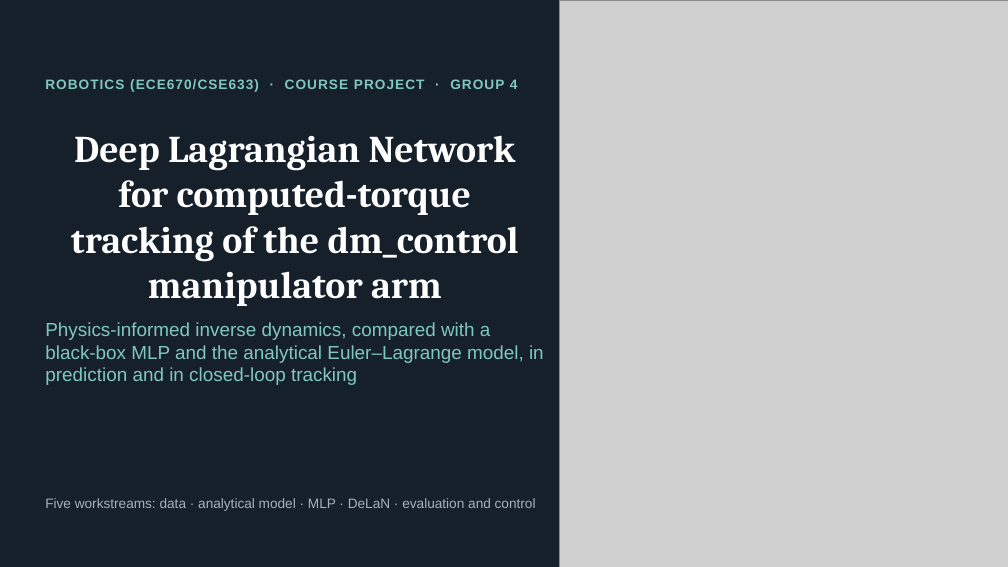
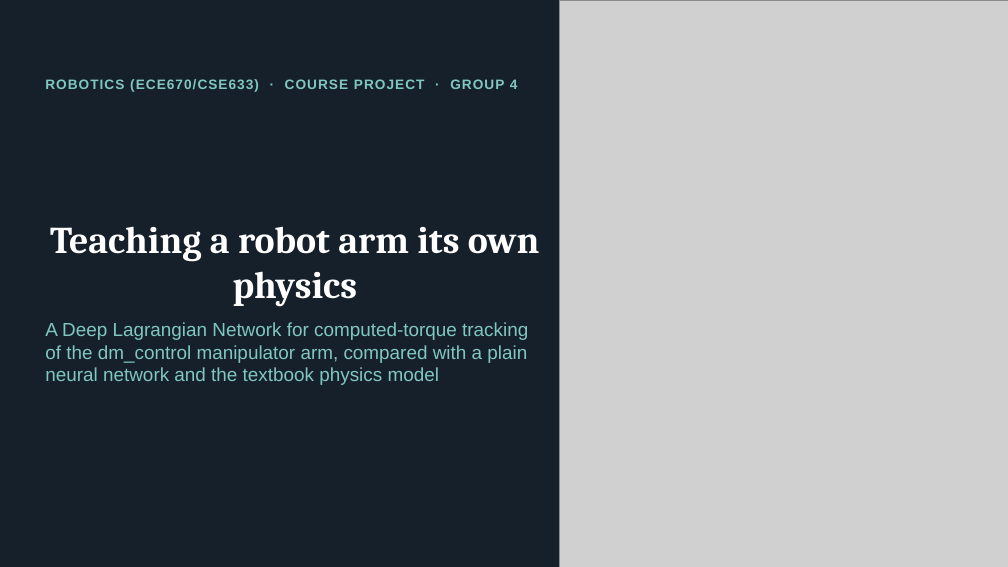
Before and after one commit to yps07/Robotics_Project_Group_4, a slide deck: slide 1 of presentation/Group4_DeLaN_Project.pptx. Drawn at 1008x567 pixels with LibreOffice and Linux fonts; fonts in the diff are those of the drawing; grey boxes stand for pictures. Boxes give left, top, right and bottom in pixels: in the first picture for what was removed or moved away, otherwise in the second. Text is boxed around its words. In the diff, an @@ line names an element or a change of style, - is before the commit and + after.

Commit message:
adding enw ppt

```diff
--- a/presentation/Group4_DeLaN_Project.pptx
+++ b/presentation/Group4_DeLaN_Project.pptx
@@ title at (50, 226, 540, 307): text changed @@
-Deep Lagrangian Network for computed-torque tracking of the dm_control manipulator arm
+Teaching a robot arm its own physics
@@ text at (45, 322, 528, 385): text changed @@
-Physics-informed inverse dynamics, compared with a black-box MLP and the analytical Euler–Lagrange model, in prediction and in closed-loop tracking
+A Deep Lagrangian Network for computed-torque tracking of the dm_control manipulator arm, compared with a plain neural network and the textbook physics model
@@ text removed at (45, 498, 536, 511) @@
-Five workstreams: data · analytical model · MLP · DeLaN · evaluation and control
```
Also in this commit, not shown: 12 other slides changed, 18 slides added, 6 slides removed, 5 other files.
